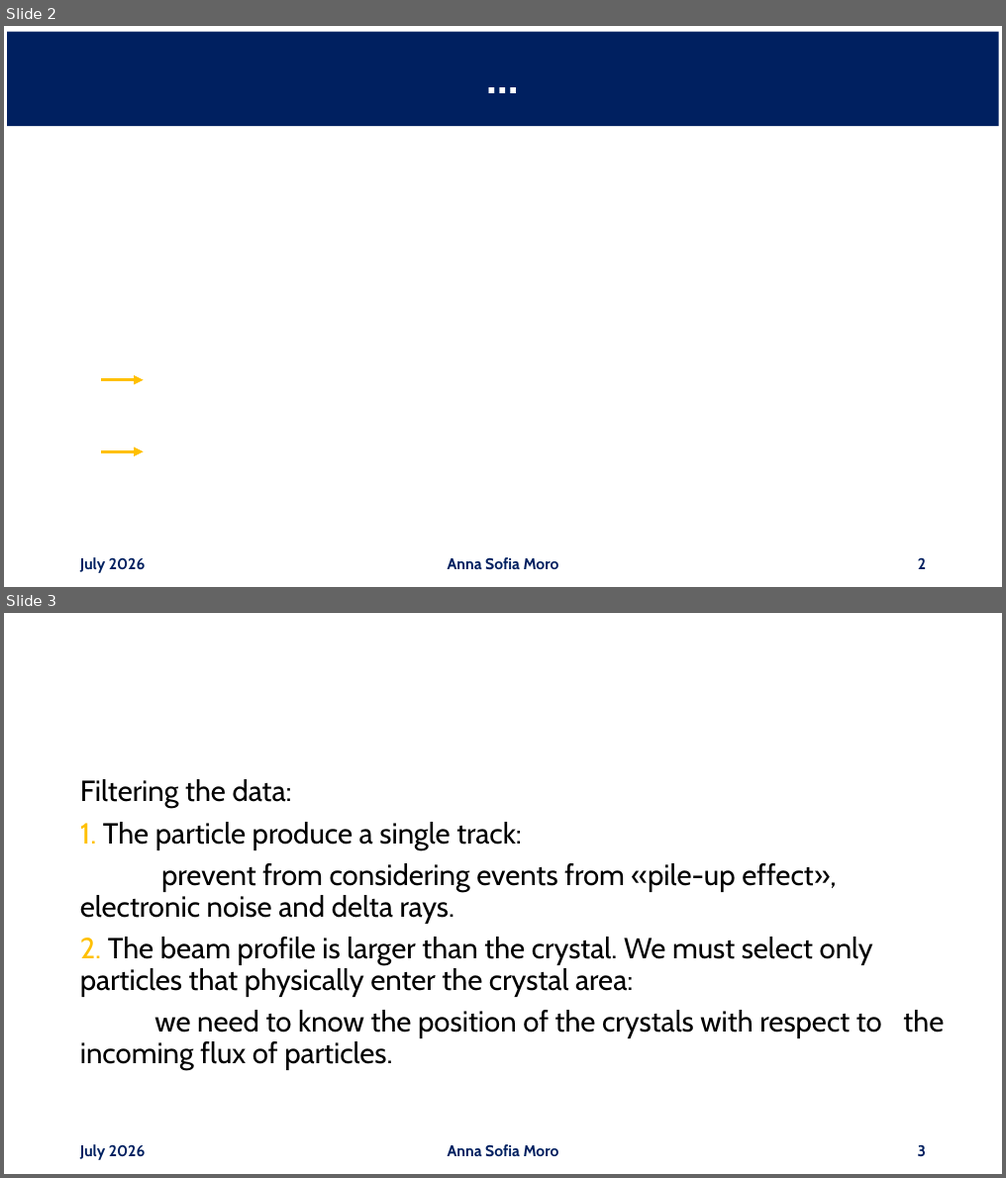
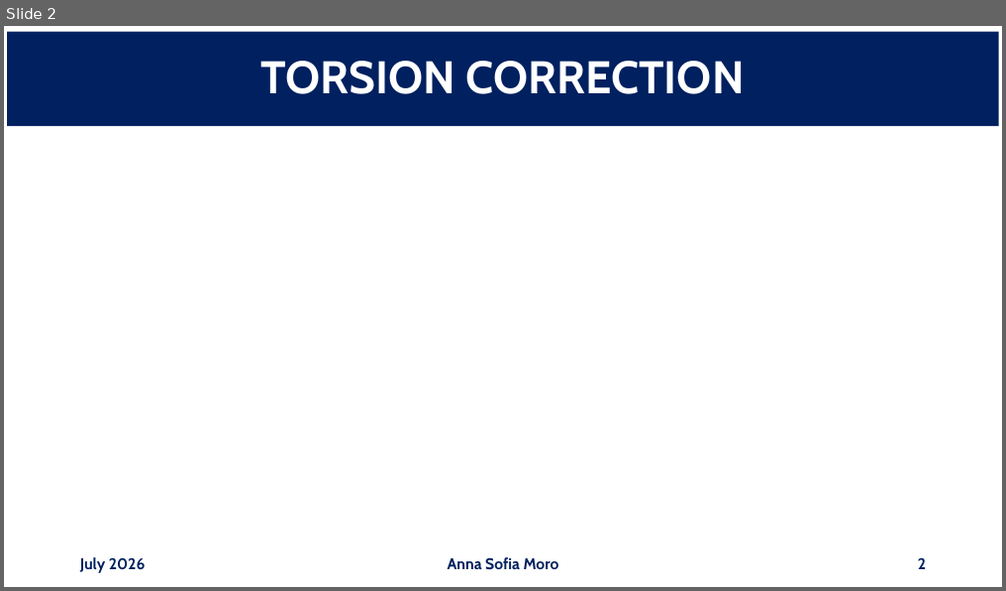
Before and after one commit to annaasofia/tesi, a slide deck: slides/week3.pptx. Shown one above the other, each under a label of ours: slides 2 and 3 before the commit, slide 2 after it. The pictures are 1006x1178 and 1006x591 pixels, drawn with LibreOffice and Linux fonts; fonts in the diff are those of the drawing; grey boxes stand for pictures. Boxes give left, top, right and bottom in pixels: in the first picture for what was removed or moved away, otherwise in the second. Text is boxed around its words. In the diff, an @@ line names an element or a change of style, - is before the commit and + after.

```diff
--- a/slides/week3.pptx
+++ b/slides/week3.pptx
@@ slide 3 removed at <box>4,613,1002,1174</box>, background #FFFFFF @@
@@ text removed at <box>80,779,944,1070</box> @@
-Filtering the data:
-1. The particle produce a single track:
-prevent from considering events from «pile-up effect», electronic noise and delta rays.
-2. The beam profile is larger than the crystal. We must select only particles that physically enter the crystal area:
-we need to know the position of the crystals with respect to the incoming flux of particles.
@@ text removed at <box>80,1145,146,1160</box> @@
-July 2026
@@ text removed at <box>448,1145,559,1157</box> @@
-Anna Sofia Moro
@@ page number removed at <box>918,1145,926,1157</box> @@
-3
@@ slide 2 changed as well @@
@@ title at <box>261,61,745,94</box>: text changed @@
-…
+TORSION CORRECTION
@@ arrow removed from (101, 380) to (144, 380) @@
@@ arrow removed from (101, 452) to (144, 452) @@
```
Also in this commit, not shown: 5 other slides changed, 9 other slides removed, 1 other file.
